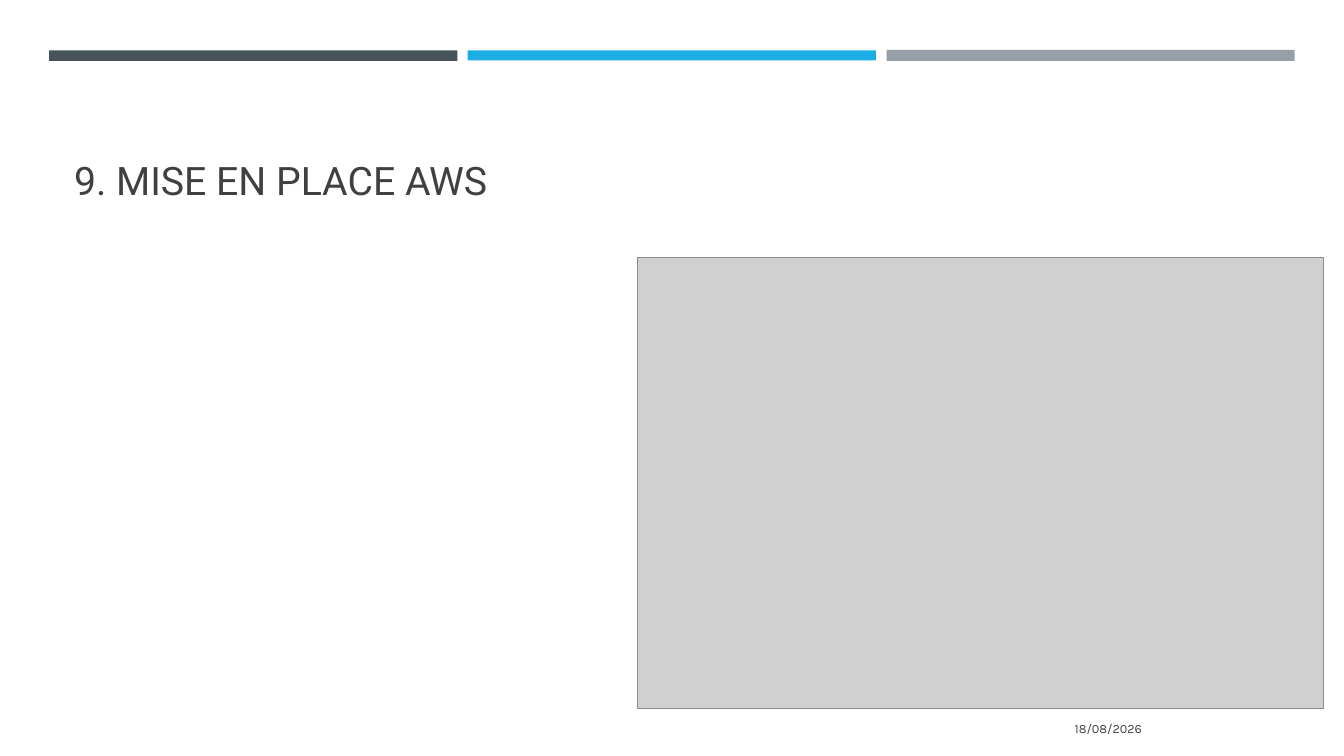
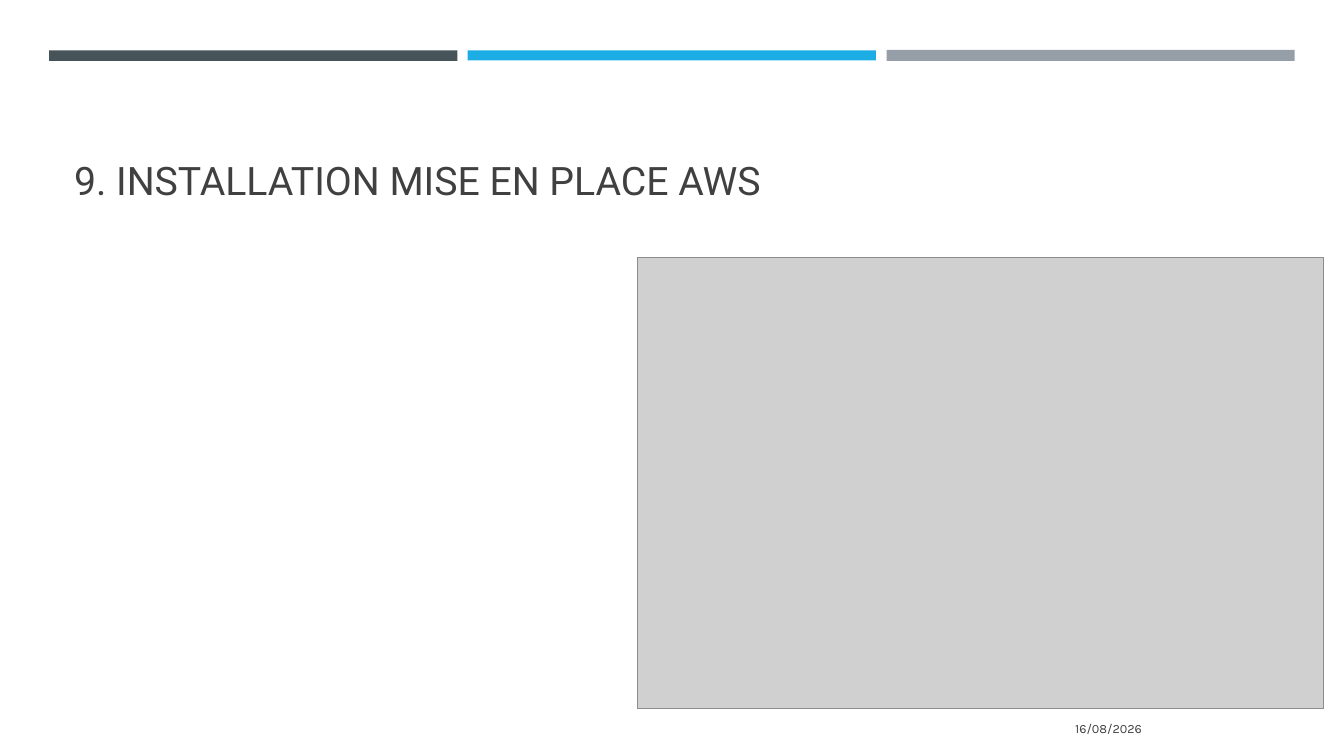
Before and after one commit to Sebules/Project_8_OpenClassrooms_Data_Engineer, a slide deck: slide 11 of ulesie_sebastien_2_presentation_082026.pptx (slide 20 before the commit). Drawn at 1344x756 pixels with LibreOffice and Linux fonts; fonts in the diff are those of the drawing; grey boxes stand for pictures. Boxes give left, top, right and bottom in pixels: in the first picture for what was removed or moved away, otherwise in the second. Text is boxed around its words. In the diff, an @@ line names an element or a change of style, - is before the commit and + after.

```diff
--- a/ulesie_sebastien_2_presentation_082026.pptx
+++ b/ulesie_sebastien_2_presentation_082026.pptx
@@ title at bbox=[74, 166, 760, 196]: text changed @@
-9. MISE EN PLACE AWS
+9. INSTALLATION MISE EN PLACE AWS
@@ text at bbox=[1075, 724, 1142, 734]: text changed @@
-18/08/2026
+16/08/2026
```
Also in this commit, not shown: 10 other slides changed, 3 slides added, 9 slides removed.
